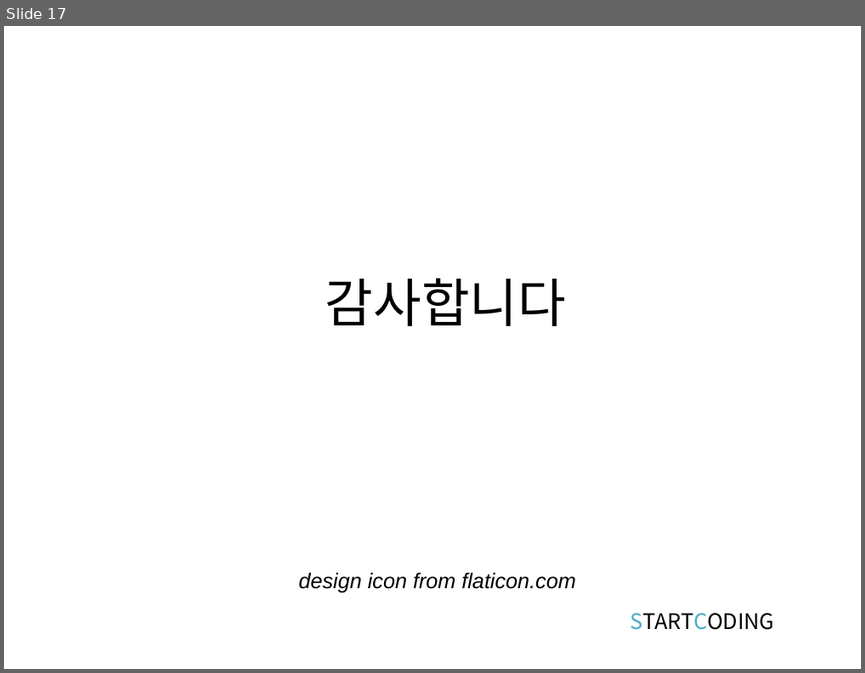
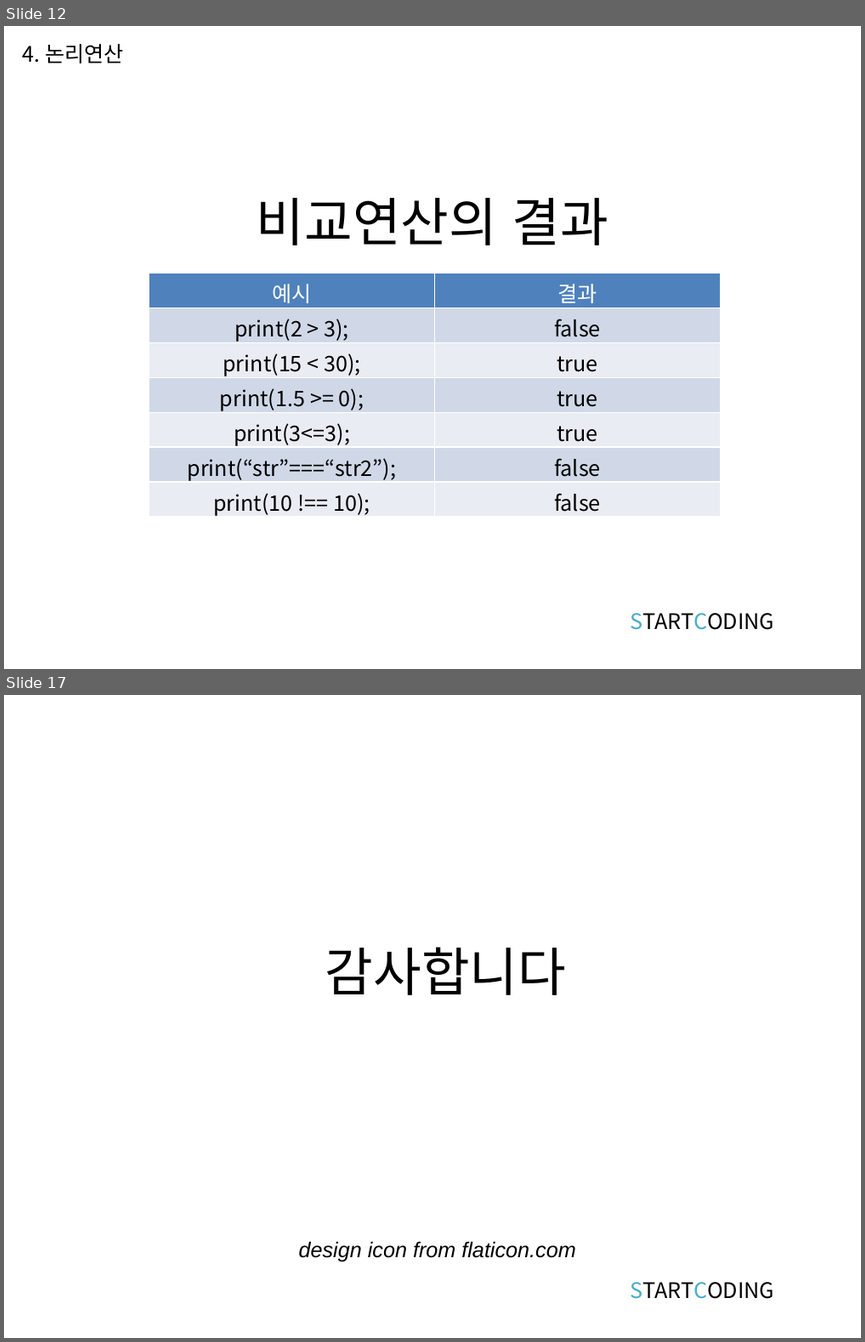
Before and after one commit to kwonkijun/python, a slide deck: 파이썬기초(PPT)/파이썬 기초 3강_연산과 연산자.pptx. Shown one above the other, each under a label of ours: slide 17 before the commit, slides 12 and 17 after it; the slides between them are not shown. The pictures are 865x673 and 865x1342 pixels, drawn with LibreOffice and Linux fonts; fonts in the diff are those of the drawing. Boxes give left, top, right and bottom in pixels: in the first picture for what was removed or moved away, otherwise in the second. Text is boxed around its words. In the diff, an @@ line names an element or a change of style, - is before the commit and + after.

```diff
--- a/파이썬기초(PPT)/파이썬 기초 3강_연산과 연산자.pptx
+++ b/파이썬기초(PPT)/파이썬 기초 3강_연산과 연산자.pptx
@@ slide 12 added at (4,26,861,669), background #FFFFFF @@
@@ text added at (23,44,124,63), 18 pt, text #000000 @@
+4. 논리연산
@@ title added at (256,198,608,245), 44 pt, text #000000 @@
+비교연산의 결과
@@ table added at (148,272,720,519), 7 rows, 2 columns @@
+예시 | 결과
+print(2 > 3); | false
+print(15 < 30); | true
+print(1.5 >= 0); | true
+print(3<=3); | true
+print(“str”===“str2”); | false
+print(10 !== 10); | false
@@ text added at (630,612,774,630), 18 pt, text #000000 @@
+STARTCODING
```
Also in this commit, not shown: 2 slides changed, 13 other slides added, 14 slides removed, 9 other files.
